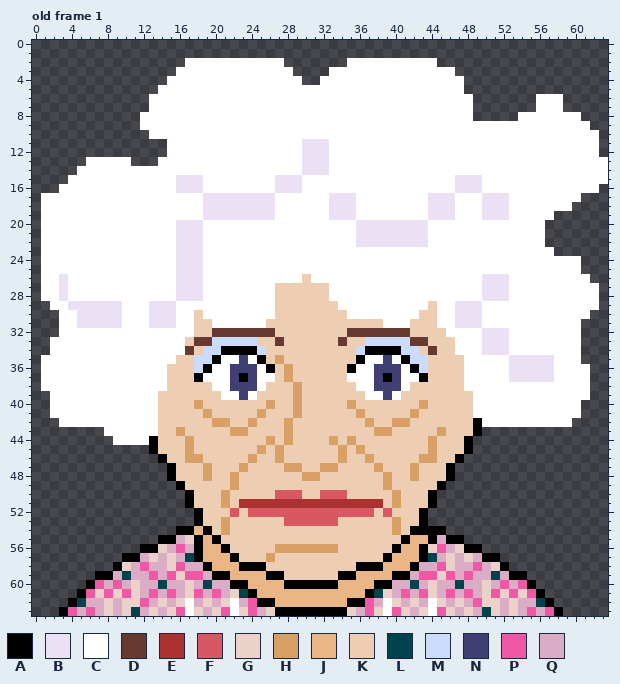
Pixel-art file: assets/actor/rosie/face.aseprite. This is how it looked before the edit.
64x64 pixels, 1 frame. Colours within 5 levels of each other are drawn and written as one. Shown: old frame 1. The commit also changed other frames, which this record leaves out.
Palette (. is transparent): A #000000  B #ece1f4  C #ffffff  D #663931  E #ac3232  F #d95763  G #ecd1c8  H #d9a066  J #eab685  K #eeceb3  L #00434c  M #cbdbfc  N #3f3f74  P #ef58a5  Q #daacc6
Now the later version:
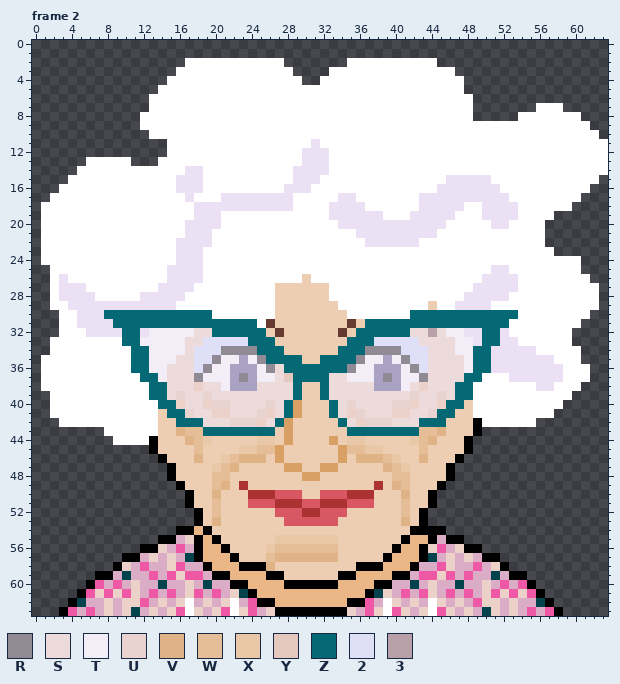
Colours new in this view: R #908a95  S #eddadb  T #f3edf8  U #e9d3d0  V #e0b386  W #e5be97  X #e9c8a7  Y #e5c8bd  Z #056975  2 #dfdff7  3 #b8a0a8
A new or re-ordered frame is compared with the old frame closest to it.
What changed:
frames 1 -> 3
layer "glasses" now shown
colour N: #3f3f74 -> #a9a2c2
Changed rows in their new state; - is a pixel that keeps its letter.
Frame 2 is new; against old frame 1:
first column x 56:
 6 ...
first column x 1:
11 -----------------------------C-C------------------------------C
12 --------------------------------------------------------------C
14 ----------------BB----------B----------------------------------
15 --------------------------CC-BB--------------B---B------------.
16 --------------------------C--B--------------BB---BB----------.-
17 .---------------B-CC------BB----C---------B---BBB--------------
18 -----------------B--------BB-------B------B---B-----B----------
19 -----------------B--CCCCCC---------BBB---BB---------B----------
20 ---------------C--BB-------------BB--------BB-----BB-----------
21 ---------------C--B------------------------B-------------------
22 ------------------B----------------C------C--------------------
25 .-------------B-----------------------------------BB-----------
26 .-------------B-------------------------------------B----------
27 .--BB--------BB--C------------------------------B---B----------
28 .--BBB-----BBBB-CC-----------------------------BB--------------
29 ---------BBB-------------------------------------B-------------
30 -------ZZZZZZZZZZZZ----------------------ZZZZZZZZZZZZ----------
31 --------ZZZZZZZZZZZZZZZZ-D--------D-ZZZZZZZZZZZZZZZZ-----------
32 -----BBBBZZBTTTTTSSZZZZZZKD------DKZZZZZZSS3STTBBZZ--------.---
33 ---------ZZTTTTTSS22222ZZZK------KZZZ22222SSSSTTBZZ-B------.---
34 ----------ZZTTTTS222RRRRZZZ------ZZZRRRR222SSSTTZZ--BBB--------
35 ----------ZZTTTSS22RTT-TRZZZZ--ZZZZRTT-TR22SSSSTZZBB-----------
36 ----------ZZTTSSS2RTT---TRSZZZZZZZRTT---TR2SSSSTZZBB-----B-----
37 -----------ZZTSSSRTTT-R-TTSYZZZZSSTTT-R-TTRSSSSZZ--------B-----
38 ------------ZZSSSGSST---SSSSZ--ZSSSSS---TSGSSSZZ-------BB---.--
39 ------------ZZSUSSUSSSSSSSSSZ--ZSSSSSSSSSUSSUSZZ-----------..--
40 -------------ZZGSSGUUSSSSUSZ----ZSUSSSSUUGSSGZZ-----------..---
41 --------------ZZUSSGGSSSUGSZ----ZSGUSSSGGSSUZZ-----------...---
42 ---------------ZZZSSSUUUGSZ------ZSGUUUSSSZZZ----------....----
43 ---------------VWWZZZZZZZZ--------ZZZZZZZZWWV------------------
44 ----------------VWX-----XX--------XX-----XWV-------------------
45 ----------------KW----XXWW--------WWXX----WK-------------------
46 ----------------KV--XWVVV----------VVVWX--VK-------------------
47 ------------------KXWVK--------------KVWXK---------------------
48 ------------------KWWK----------------KWWK---------------------
49 -------------------WVKE--------------EKVW----------------------
50 -------------------VK--EEE--------EEE--KV----------------------
51 -------------------WK-KFFF---FF---FFFK-KW----------------------
52 -------------------W-K-KKK---EE---KKK-K-W----------------------
53 -------------------VK------------------KV----------------------
54 --------------------K------------------K-----------------------
55 --------------------------XXXXXXX------------------------------
56 -------------------------XWWWWWWW------------------------------
57 -------------------------WVVVVVVV------------------------------
58 -------------------------V-------------------------------------
